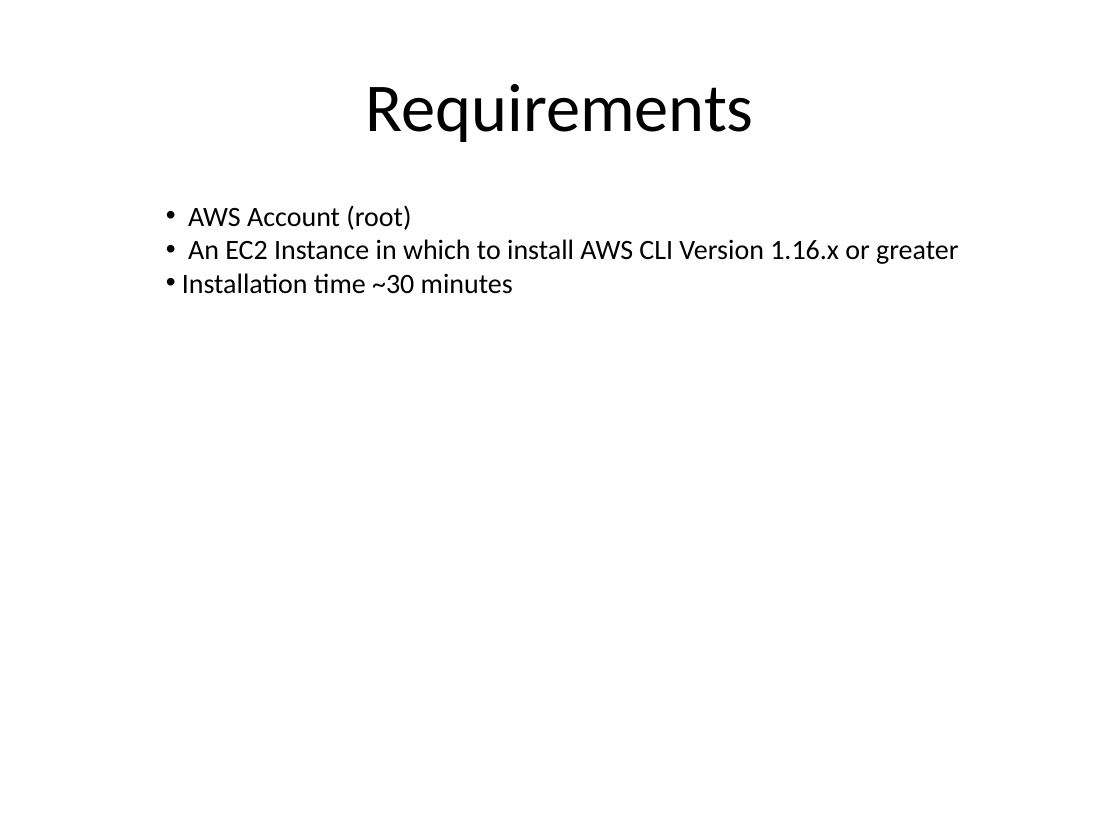
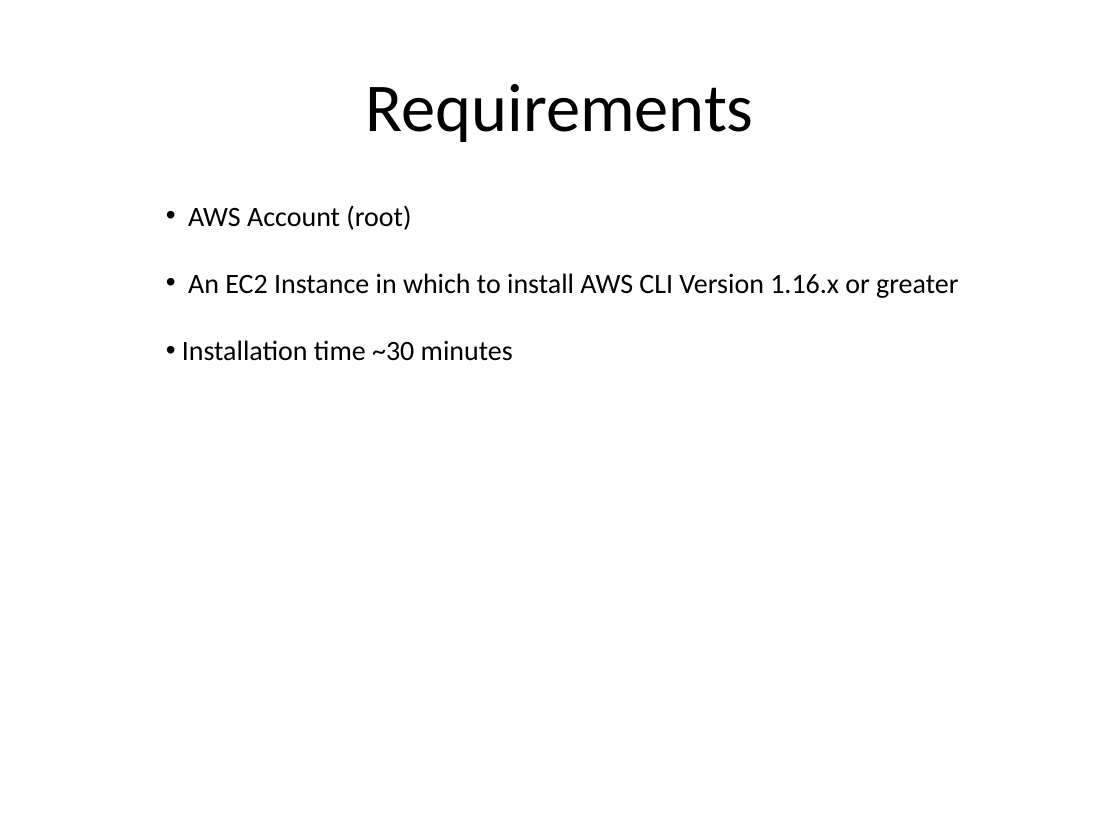
Before and after one commit to ProsperiaInc/aws-blockchain-fabric-quickstart, a slide deck: slide 4 of slides/AWS-Blockchain-Fabric-Quickstart.pptx. Drawn at 1120x840 pixels with LibreOffice and Linux fonts; fonts in the diff are those of the drawing; background and template pictures are left out. Boxes give left, top, right and bottom in pixels: in the first picture for what was removed or moved away, otherwise in the second. Text is boxed around its words. In the diff, an @@ line names an element or a change of style, - is before the commit and + after.

Commit message:
Updated slides

```diff
--- a/slides/AWS-Blockchain-Fabric-Quickstart.pptx
+++ b/slides/AWS-Blockchain-Fabric-Quickstart.pptx
@@ text "AWS Account (root)" rewrapped from [182,205,958,294] to [182,205,958,361] @@
```
